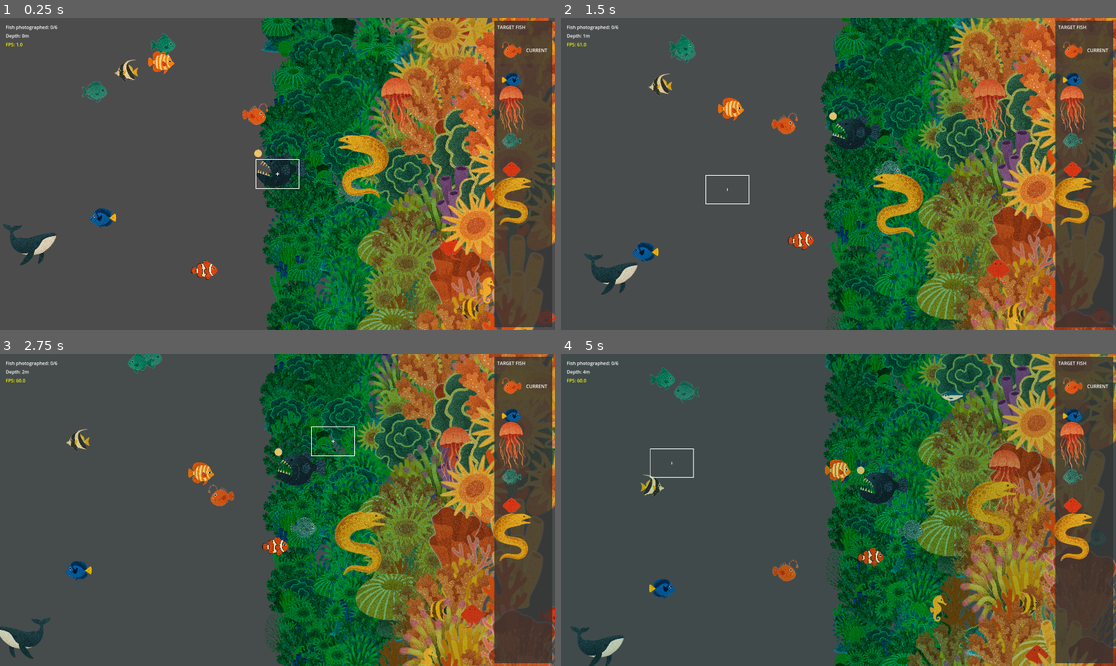
Above: before the commit, frames 1-4 (two rows, left to right).
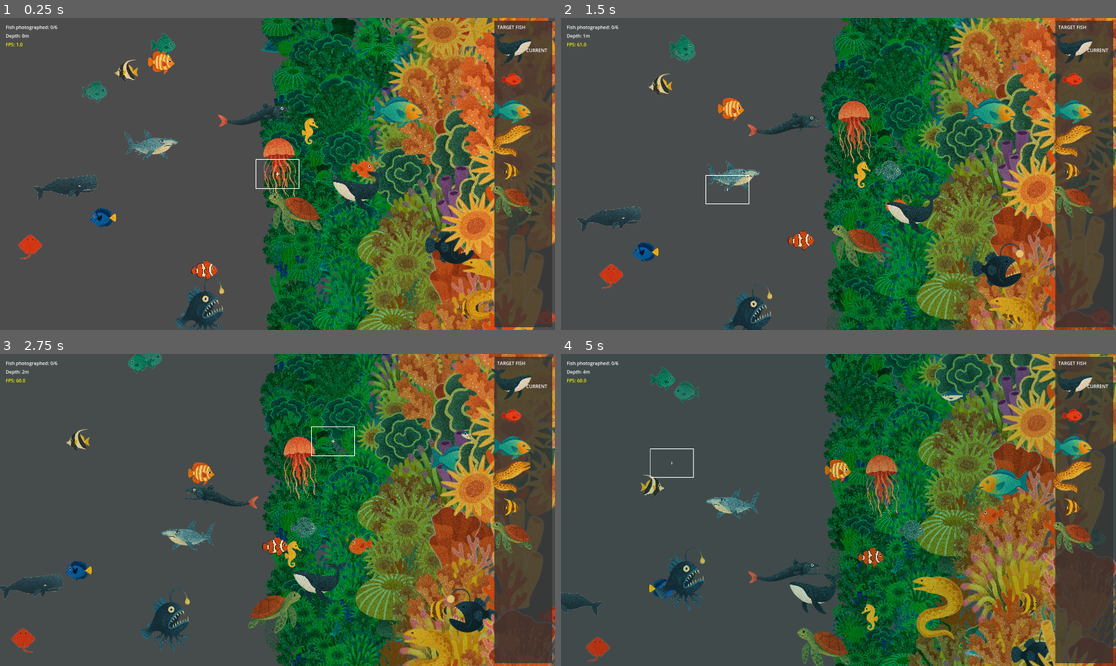
Above: after the commit, the same moments.

Repository: awlego/DepthPerception
Game: Godot game, scene res://main.tscn
Two runs of this game, one before a commit and one after it. Both use one fixed random seed, a clock stepped at 60 frames per second and the inputs below.
Inputs (mouse positions are in pixels of both pictures, inside the frame that each line leads up to):
- Up to frame 1 (0.25 s): no input
- Up to frame 2 (1.5 s): tap Enter at 0.5 s; move the mouse to (960, 158) at 0.52 s; hold Right 0.53-1.28 s; tap F at 0.6, 1.35 s; click (960, 158) at 0.67 s; move the mouse to (727, 189) at 1.27 s; hold Down from 1.28 s (still down)
- Up to frame 3 (2.75 s): move the mouse to (333, 441) at 2.02 s; release Down at 2.03 s; hold Right from 2.03 s (still down); tap F at 2.1 s
- Up to frame 4 (5 s): move the mouse to (810, 572) at 2.77 s; release Right at 2.78 s; hold Up 2.78-3.53 s; tap F at 2.85, 3.6, 4.35 s; click (810, 572) at 2.92 s; move the mouse to (1005, 556) at 3.52 s; hold Left from 3.53 s (still down); move the mouse to (672, 463) at 4.27 s

The runs differ from the first frame. In frame 1, 9.6% of the frame differs, in the area x 0-96%, y 4-100%; in frame 2, 9.6%, in the area x 2-96%, y 4-100%; in frame 3, 9.6%; in frame 4, 9.5%.

Commit message:
add more fish

Diff:
--- a/main.gd
+++ b/main.gd
@@ -426,14 +426,20 @@
 		"res://assets/fish/fish11.png",
 		"res://assets/fish/fish12.png",
 		"res://assets/fish/fish13.png",
+		"res://assets/fish/fish14.png",
+		"res://assets/fish/fish15.png",
 		"res://assets/fish/jellyfish1.png",
 		"res://assets/fish/angler2.png",
 		"res://assets/fish/anglerfish.png",
 		"res://assets/fish/eel.png",
+		"res://assets/fish/spottedeel.png",
 		"res://assets/fish/ray1.png",
 		"res://assets/fish/seahorse.png",
 		"res://assets/fish/turtle.png",
 		"res://assets/fish/whale.png",
+		"res://assets/fish/whale2.png",
+		"res://assets/fish/hammerhead.png",
+		"res://assets/fish/angler3.png",
 	]
 	return fish_list
 
